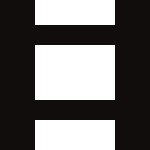
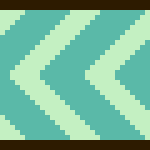
Layer changes from the first 150×150 image to the second:
hid "ladder" over [0, 0, 150, 150]
added layer "Layer 3 copy" above "arrows" over [0, 10, 150, 140]
added layer "arrows" above "ice" over [0, 0, 150, 150]
showed "Background" over [0, 0, 150, 150]
